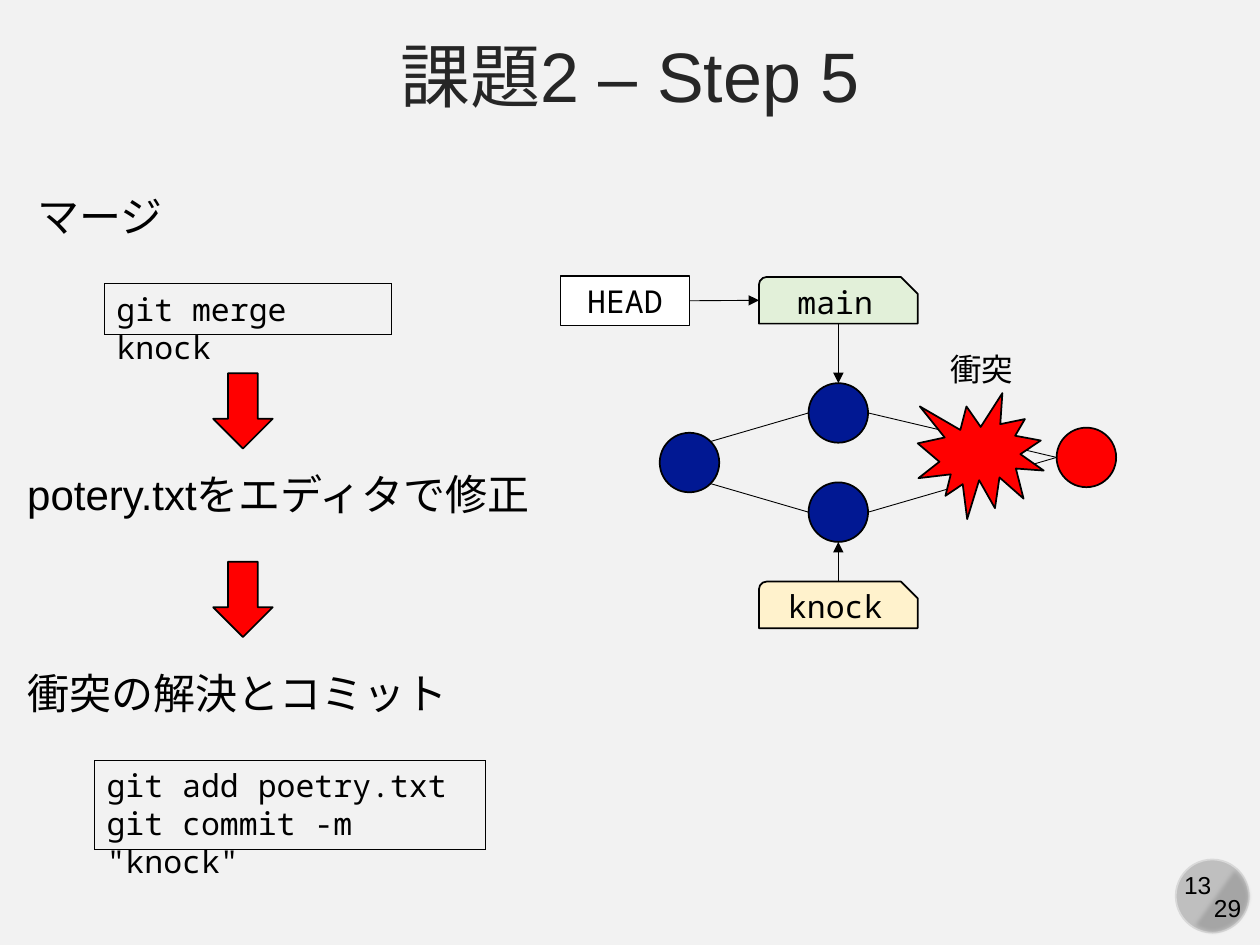
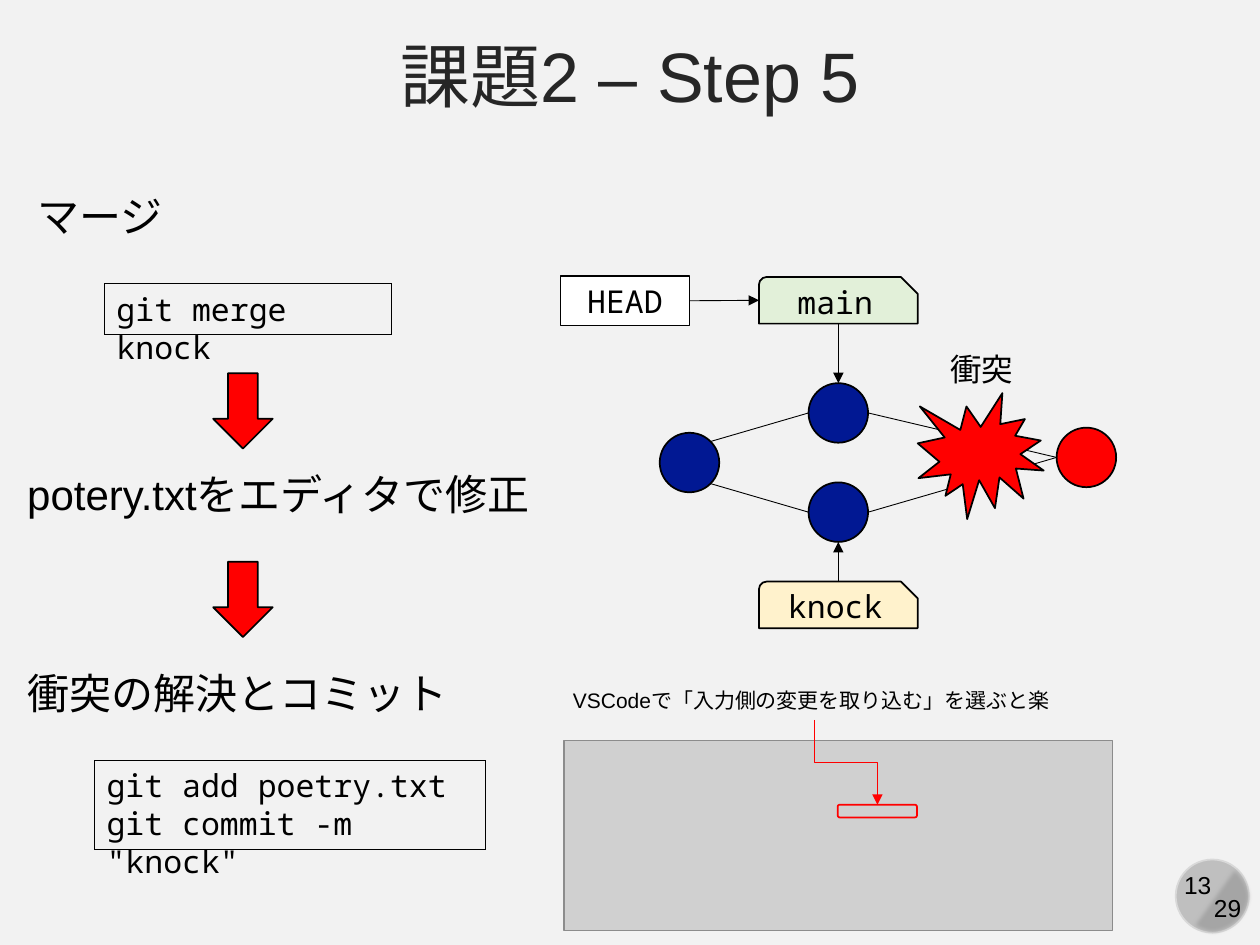
Before and after one commit to kaityo256/github, a slide deck: slide 13 of practice_advanced/fig/slide.pptx. Drawn at 1260x945 pixels with LibreOffice and Linux fonts; fonts in the diff are those of the drawing; grey boxes stand for pictures. Boxes give left, top, right and bottom in pixels: in the first picture for what was removed or moved away, otherwise in the second. Text is boxed around its words. In the diff, an @@ line names an element or a change of style, - is before the commit and + after.

```diff
--- a/practice_advanced/fig/slide.pptx
+++ b/practice_advanced/fig/slide.pptx
@@ text added at (x1=573, y1=692, x2=1050, y2=710), 12 pt, text #000000 @@
+VSCodeで「入力側の変更を取り込む」を選ぶと楽
@@ elbow arrow added from (814, 719) to (877, 805), #FF0000 0.5 pt @@
@@ picture added at (x1=564, y1=741, x2=1113, y2=931) @@
@@ rounded rectangle added at (x1=838, y1=805, x2=917, y2=818), outline #FF0000 1 pt @@
```
Also in this commit, not shown: 3 other files.
